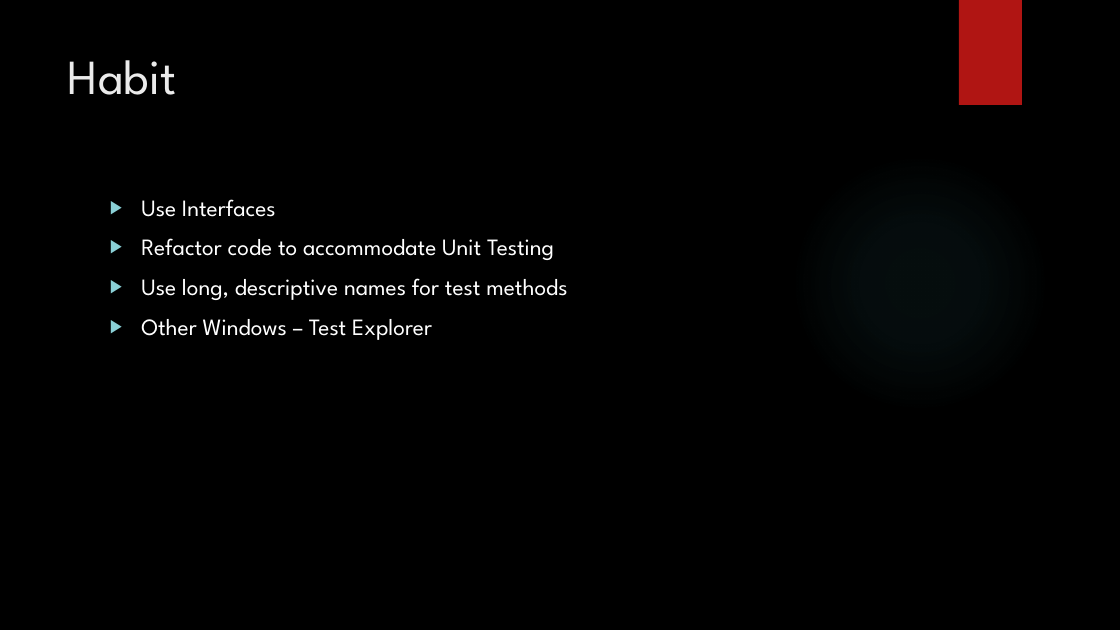
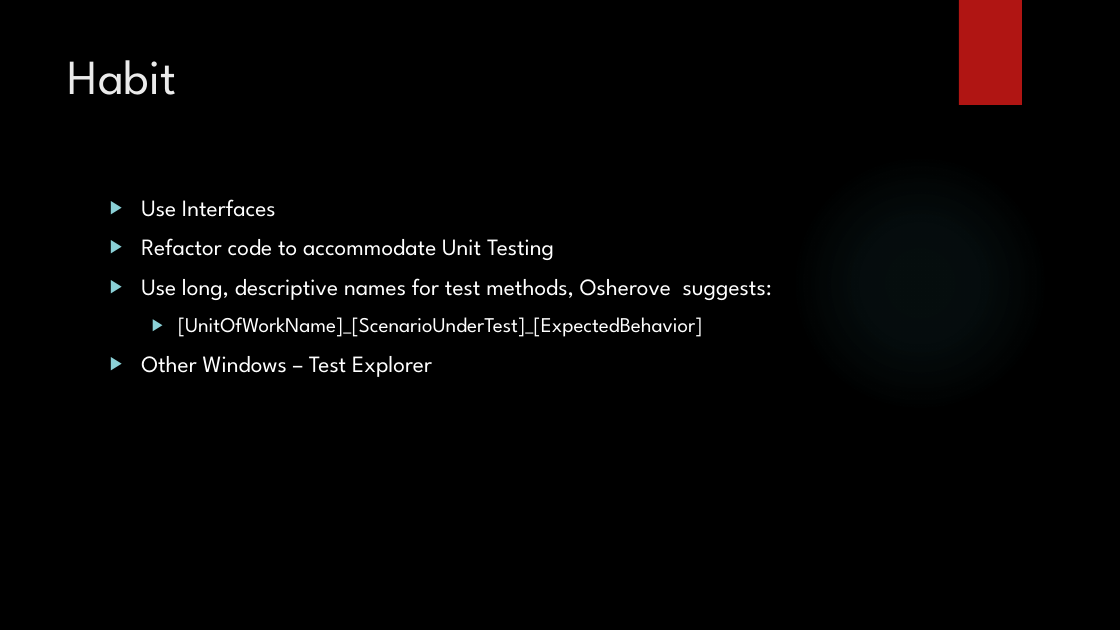
Before and after one commit to aeroradish/dotnet.unittestpresentation, a slide deck: slide 6 of UnitTestPresentation.pptx. Drawn at 1120x630 pixels with LibreOffice and Linux fonts; fonts in the diff are those of the drawing; background and template pictures are left out. Boxes give left, top, right and bottom in pixels: in the first picture for what was removed or moved away, otherwise in the second. Text is boxed around its words. In the diff, an @@ line names an element or a change of style, - is before the commit and + after.

```diff
--- a/UnitTestPresentation.pptx
+++ b/UnitTestPresentation.pptx
@@ text at (x1=141, y1=278, x2=772, y2=337): text changed @@
-▶ Use long, descriptive names for test methods
+▶ Use long, descriptive names for test methods, Osherove suggests:
+  ▶ [UnitOfWorkName]_[ScenarioUnderTest]_[ExpectedBehavior]
```
Also in this commit, not shown: 2 other slides changed, 7 slides added, 1 other file.
